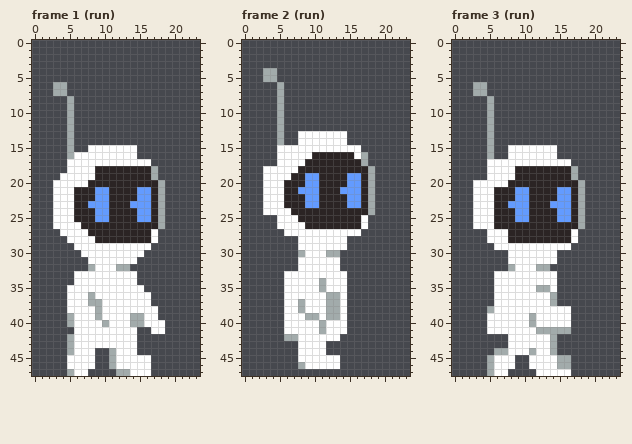
One commit to this pixel-art file: img/asesprite/player.aseprite. This is how it looked before the edit.
24x48 pixels, 6 frames. Shown: frame 1 (run), frame 2 (run), frame 3 (run). The commit also changed other frames, which this record leaves out.
After the commit:
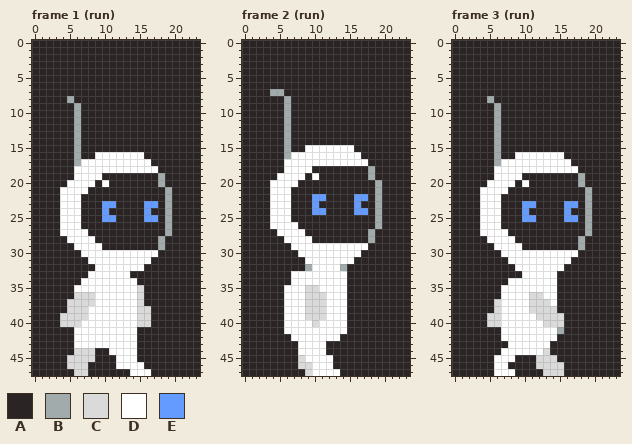
Palette (. is transparent): A #2b2424  B #a2abab  C #dadada  D #ffffff  E #639bff
From old to new:
layer "BG" now shown
Changed rows in their new state; - is an unchanged pixel.
Frame 1 (run), layers "Layer 2", "BG":
first column x 0:
 0 AAAAAAAAAAAAAAAAAAAAAAAA
 1 AAAAAAAAAAAAAAAAAAAAAAAA
 2 AAAAAAAAAAAAAAAAAAAAAAAA
 3 AAAAAAAAAAAAAAAAAAAAAAAA
 4 AAAAAAAAAAAAAAAAAAAAAAAA
 5 AAAAAAAAAAAAAAAAAAAAAAAA
 6 AAAAAAAAAAAAAAAAAAAAAAAA
 7 AAAAAAAAAAAAAAAAAAAAAAAA
 8 AAAAA-AAAAAAAAAAAAAAAAAA
 9 AAAAAABAAAAAAAAAAAAAAAAA
10 AAAAAABAAAAAAAAAAAAAAAAA
11 AAAAAABAAAAAAAAAAAAAAAAA
12 AAAAAABAAAAAAAAAAAAAAAAA
13 AAAAAABAAAAAAAAAAAAAAAAA
14 AAAAAABAAAAAAAAAAAAAAAAA
15 AAAAAABAAAAAAAAAAAAAAAAA
16 AAAAAABAA------DAAAAAAAA
17 AAAAAAB----------AAAAAAA
18 AAAAAA---DDDDDDDDDAAAAAA
19 AAAAAA---D-------ABAAAAA
20 AAAAA---D-D--------AAAAA
21 AAAA--DD-AA----AA-ABAAAA
22 AAAA--D--AA----AA-ABAAAA
23 AAAA--D-AA-E--AA-EABAAAA
24 AAAA--D--A-----A--ABAAAA
25 AAAA--D--A-E---A-EABAAAA
26 AAAA--------------ABAAAA
27 AAAA-------------AABAAAA
28 AAAAA------------ABAAAAA
29 AAAAAA----AAAAAAAABAAAAA
30 AAAAAAA---------DDAAAAAA
31 AAAAAAAA-------DDAAAAAAA
32 AAAAAAAAA---DDDDAAAAAAAA
33 AAAAAAAA------AAAAAAAAAA
34 AAAAAAA--------AAAAAAAAA
35 AAAAAA---------CAAAAAAAA
36 AAAAAACCC------CAAAAAAAA
37 AAAAACCCCD-----CAAAAAAAA
38 AAAAACCC-D-----CCAAAAAAA
39 AAAACCCC-D----DCCAAAAAAA
40 AAAACCC---D---DCCAAAAAAA
41 AAAAAA---------AAAAAAAAA
42 AAAAAA---------AAAAAAAAA
43 AAAAAA---------AAAAAAAAA
44 AAAAAACCCAAD---AAAAAAAAA
45 AAAAACCCCAAA---AAAAAAAAA
46 AAAAACCCAAAA----AAAAAAAA
47 AAAAAACCAAAAAA---AAAAAAA
Frame 2 (run), layers "Layer 2", "BG":
first column x 0:
 0 AAAAAAAAAAAAAAAAAAAAAAAA
 1 AAAAAAAAAAAAAAAAAAAAAAAA
 2 AAAAAAAAAAAAAAAAAAAAAAAA
 3 AAAAAAAAAAAAAAAAAAAAAAAA
 4 AAAAAAAAAAAAAAAAAAAAAAAA
 5 AAAAAAAAAAAAAAAAAAAAAAAA
 6 AAAAAAAAAAAAAAAAAAAAAAAA
 7 AAAAB-AAAAAAAAAAAAAAAAAA
 8 AAAAAABAAAAAAAAAAAAAAAAA
 9 AAAAAABAAAAAAAAAAAAAAAAA
10 AAAAAABAAAAAAAAAAAAAAAAA
11 AAAAAABAAAAAAAAAAAAAAAAA
12 AAAAAABAAAAAAAAAAAAAAAAA
13 AAAAAABAAAAAAAAAAAAAAAAA
14 AAAAAABAAAAAAAAAAAAAAAAA
15 AAAAAABAA-------AAAAAAAA
16 AAAAAAB---DDDDDD-AAAAAAA
17 AAAAAA---DDDDDDDDDAAAAAA
18 AAAAAA--DD---------AAAAA
19 AAAAA--DDAD----AA--AAAAA
20 AAAA--DD-AA----AA-ABAAAA
21 AAAA--D-AAA---AAA-ABAAAA
22 AAAA--D--A-E---A-EABAAAA
23 AAAA--D--A-----A--ABAAAA
24 AAAA------EE----EEABAAAA
25 AAAAD--A---------AABAAAA
26 AAAAD---A--------AABAAAA
27 AAAAAD---AAAAAAAAABAAAAA
28 AAAAAADD--AAAAAAAABAAAAA
29 AAAAAAAD-------DDDAAAAAA
30 AAAAAAAAD---DDDDDAAAAAAA
31 AAAAAAAAA-----DDAAAAAAAA
32 AAAAAAAAAB----BAAAAAAAAA
33 AAAAAAA--------AAAAAAAAA
34 AAAAAAA----D---AAAAAAAAA
35 AAAAAA---CCD---AAAAAAAAA
36 AAAAAA---CCCDD-AAAAAAAAA
37 AAAAAA--DCCCDD-AAAAAAAAA
38 AAAAAA--DCCCDD-AAAAAAAAA
39 AAAAAA---CCCDD-AAAAAAAAA
40 AAAAAA----CD---AAAAAAAAA
41 AAAAAA-----D---AAAAAAAAA
42 AAAAAAAD------AAAAAAAAAA
43 AAAAAAAA----AAAAAAAAAAAA
44 AAAAAAAA----AAAAAAAAAAAA
45 AAAAAAAAC----AAAAAAAAAAA
46 AAAAAAAACC---AAAAAAAAAAA
47 AAAAAAAAACDDDDAAAAAAAAAA
Frame 3 (run), layers "Layer 2", "BG":
first column x 0:
 0 AAAAAAAAAAAAAAAAAAAAAAAA
 1 AAAAAAAAAAAAAAAAAAAAAAAA
 2 AAAAAAAAAAAAAAAAAAAAAAAA
 3 AAAAAAAAAAAAAAAAAAAAAAAA
 4 AAAAAAAAAAAAAAAAAAAAAAAA
 5 AAAAAAAAAAAAAAAAAAAAAAAA
 6 AAAAAAAAAAAAAAAAAAAAAAAA
 7 AAAAAAAAAAAAAAAAAAAAAAAA
 8 AAAAA-AAAAAAAAAAAAAAAAAA
 9 AAAAAABAAAAAAAAAAAAAAAAA
10 AAAAAABAAAAAAAAAAAAAAAAA
11 AAAAAABAAAAAAAAAAAAAAAAA
12 AAAAAABAAAAAAAAAAAAAAAAA
13 AAAAAABAAAAAAAAAAAAAAAAA
14 AAAAAABAAAAAAAAAAAAAAAAA
15 AAAAAABAAAAAAAAAAAAAAAAA
16 AAAAAABAA------DAAAAAAAA
17 AAAAAAB----------AAAAAAA
18 AAAAAA---DDDDDDDDDAAAAAA
19 AAAAAA---D-------ABAAAAA
20 AAAAA---D-D--------AAAAA
21 AAAA--DD-AA----AA-ABAAAA
22 AAAA--D--AA----AA-ABAAAA
23 AAAA--D-AA-E--AA-EABAAAA
24 AAAA--D--A-----A--ABAAAA
25 AAAA--D--A-E---A-EABAAAA
26 AAAA--D-----------ABAAAA
27 AAAAD------------AABAAAA
28 AAAAA---D--------ABAAAAA
29 AAAAAA----AAAAAAAABAAAAA
30 AAAAAAAD-------DDDAAAAAA
31 AAAAAAAA-------DDAAAAAAA
32 AAAAAAAAA---DDDDAAAAAAAA
33 AAAAAAAAAA-----AAAAAAAAA
34 AAAAAAAA-------AAAAAAAAA
35 AAAAAAA-----DD-AAAAAAAAA
36 AAAAAAA----CC-DAAAAAAAAA
37 AAAAAAC----CCCDAAAAAAAAA
38 AAAAAAC----CCCCAAAAAAAAA
39 AAAAACC----DCCCCAAAAAAAA
40 AAAAACC----D-CCCAAAAAAAA
41 AAAAAAA-----DDD-AAAAAAAA
42 AAAAAAAD------DAAAAAAAAA
43 AAAAAAAA------AAAAAAAAAA
44 AAAAAAAD---D-CAAAAAAAAAA
45 AAAAAA---AAACCCAAAAAAAAA
46 AAAAAA--AAAACCCCAAAAAAAA
47 AAAAAA--DAAAACCCAAAAAAAA
Pixel boxes of the changes (left, top, right, bottom) in both pictures:
changed: (32, 40, 200, 376)
changed: (242, 40, 410, 376)
changed: (452, 40, 620, 376)
